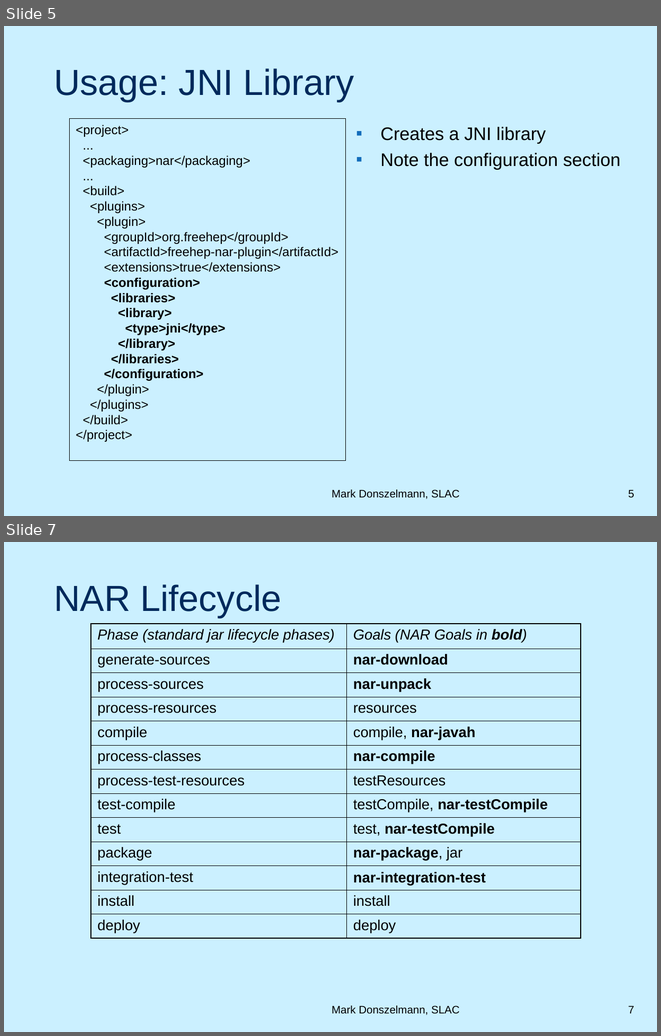
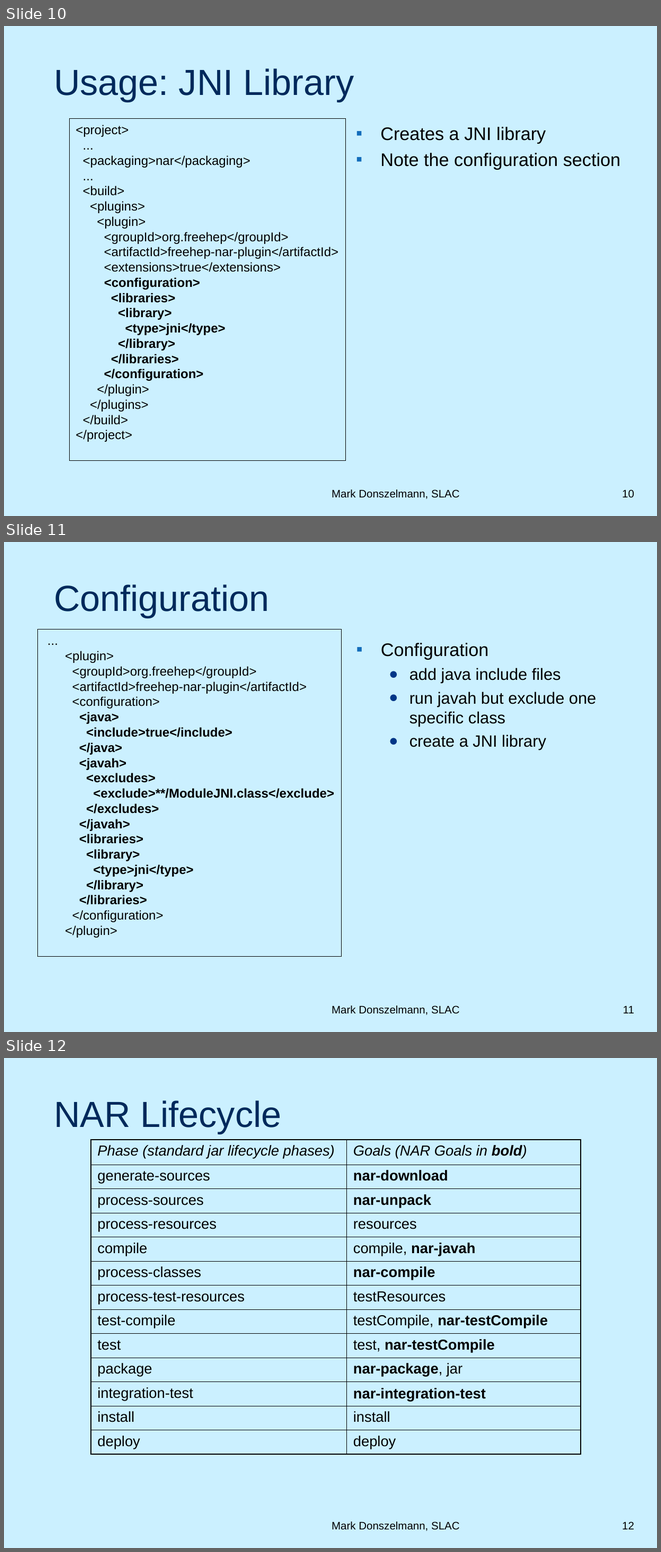
Before and after one commit to duns/freehep-nar-plugin, a slide deck: src/site/NARPlugin.ppt. Shown one above the other, each under a label of ours: slides 5 and 7 before the commit, slides 10, 11 and 12 after it; the slides between them are not shown. The pictures are 661x1036 and 661x1552 pixels, drawn with LibreOffice and Linux fonts; fonts in the diff are those of the drawing; background and template pictures are left out. Boxes give left, top, right and bottom in pixels: in the first picture for what was removed or moved away, otherwise in the second. Text is boxed around its words. In the diff, an @@ line names an element or a change of style, - is before the commit and + after.

```diff
--- a/src/site/NARPlugin.ppt
+++ b/src/site/NARPlugin.ppt
@@ slide 11 added at (x1=4, y1=542, x2=657, y2=1032), background picture (left out) @@
@@ title added at (x1=54, y1=584, x2=270, y2=617), 40 pt, text #00295B @@
+Configuration
@@ rectangle added at (x1=37, y1=629, x2=341, y2=956), fill #CBF0FF, outline #000000 0.74 pt, 14 pt, text #000000, bold @@
+...
+<plugin>
+<groupId>org.freehep</groupId>
+<artifactId>freehep-nar-plugin</artifactId>
+<configuration>
+<java>
+<include>true</include>
+</java>
+<javah>
+<excludes>
+<exclude>**/ModuleJNI.class</exclude>
+</excludes>
+</javah>
+<libraries>
+<library>
+<type>jni</type>
+</library>
+</libraries>
+</configuration>
+</plugin>
@@ text added at (x1=381, y1=643, x2=596, y2=750), 18 pt, text #000000 @@
+▪ Configuration
+  ● add java include files
+  ● run javah but exclude one specific class
+  ● create a JNI library
@@ text added at (x1=332, y1=1005, x2=460, y2=1015), 12 pt, text #000000 @@
+Mark Donszelmann, SLAC
@@ page number added at (x1=623, y1=1006, x2=634, y2=1013), 12 pt, text #000000 @@
+11
@@ what was slide 5 is now slide 10 @@
@@ page number at (x1=622, y1=489, x2=634, y2=498): text changed @@
-5
+10
@@ what was slide 7 is now slide 12 @@
@@ page number at (x1=622, y1=1521, x2=634, y2=1529): text changed @@
-7
+12
```
Also in this commit, not shown: 11 slides changed, 9 other slides added, 1 other file.
